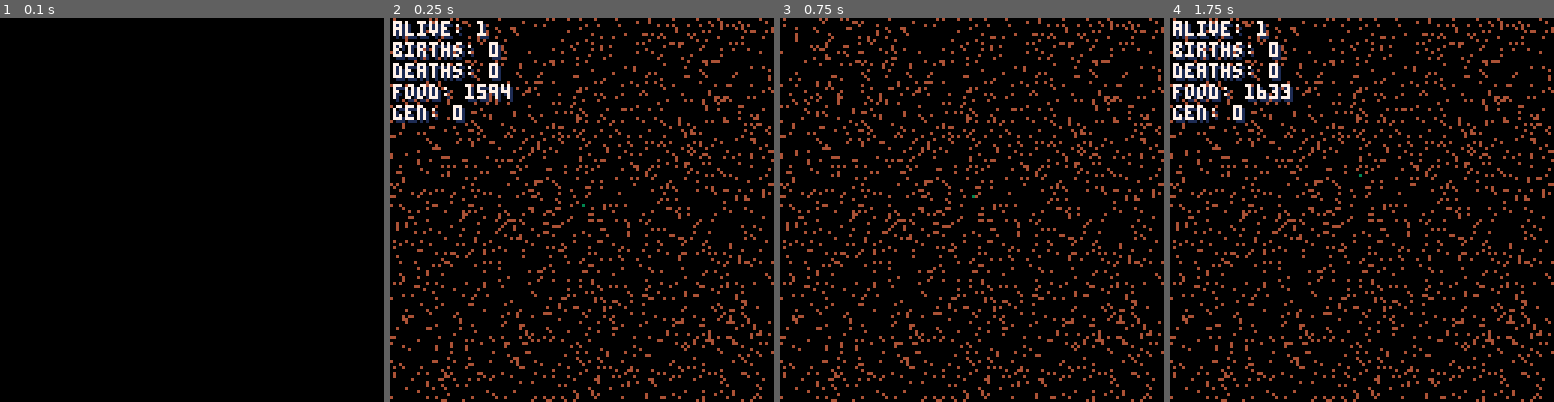
Above: before the commit, frames 1-4 (left to right).
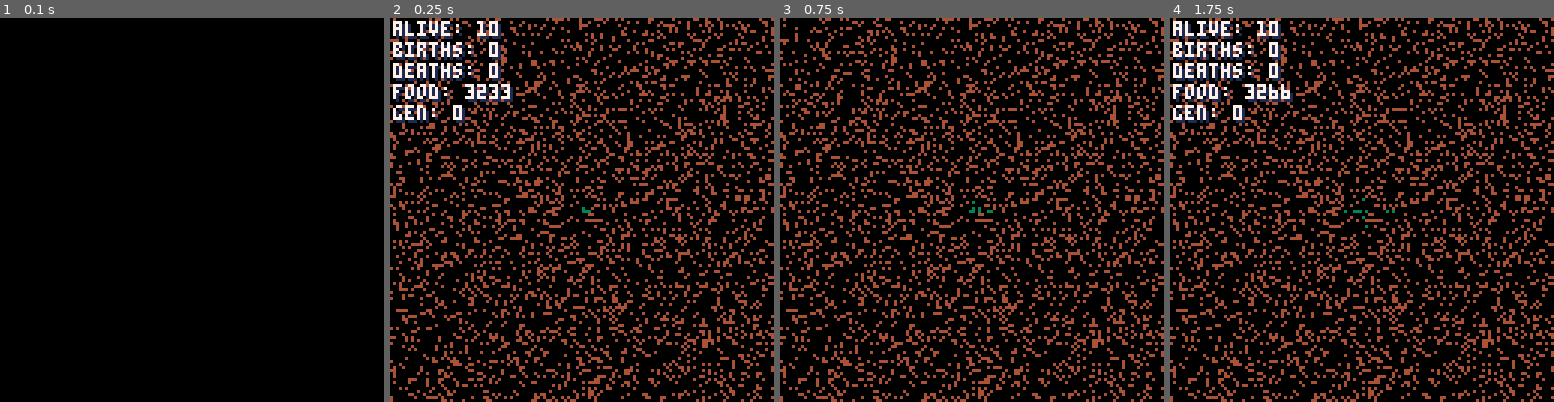
Above: after the commit, the same moments.

Repository: lewsid/petri
Game: PICO-8 cartridge petri.p8
Two runs of this game, one before a commit and one after it. Both use one fixed random seed, a clock stepped at 60 frames per second and the inputs below.
Inputs:
- Up to frame 1 (0.1 s): no input
- Up to frame 2 (0.25 s): no input
- Up to frame 3 (0.75 s): tap X (X key) at 0.33 s
- Up to frame 4 (1.75 s): tap X (X key) at 1.07 s

Frame 1 is identical in both runs. In frame 2, 10% of the frame differs, in the area x 0-100%, y 0-100%; in frame 3, 10%; in frame 4, 10%.

Commit message:
wired up attributes

Diff:
--- a/petri.p8
+++ b/petri.p8
@@ -1,10 +1,10 @@
 pico-8 cartridge // http://www.pico-8.com
 version 29
 __lua__
--- cells
+-- petri
 -- by lewsidboi/smolboigames, 2020
 
-version="a.0.7"
+version="a.0.8"
 
 --game parameters
 cells={}
@@ -13,10 +13,10 @@
 upkeep={frames=0,seconds=0}
 
 config={
-	food_sparsity=10,	--higher=less
+	food_sparsity=5,	--higher=less
 	food_rate=1,		--higher=slower
-	spawn_count=1,		--initial number of cells
-	border=0,			--trap them in if you want
+	spawn_count=10,		--initial number of cells
+	border=1,			--trap them in if you want
 	mutation_rate=2, 	--higher=more mutations per birth
 	start_move_count=20,--base number of moves per cell
 	max_moves=60,		--max number of moves stored in DNA
@@ -40,14 +40,14 @@
 end
 
 function _update()
- --clock upkeep
+	--clock upkeep
 	upkeep.seconds=upkeep.frames/30
 	upkeep.frames+=1
 
 	--respawn food
 	if(flr(rnd(config.food_rate))==0
-	 and #cells>0) then
-	 init_pellet()
+		and #cells>0) then
+		init_pellet()
 	end
 
 	--update cells
@@ -60,7 +60,7 @@
 end
 
 function _draw()
-	cls()
+	cls(0)
 	foreach(cells,draw_cell)
 	draw_food()
 	if(config.show_ui) draw_ui()
@@ -98,7 +98,7 @@
 		health=10,x=64,y=64,
 		col=3,dir_x=0,dir_y=0,
 		last_check=0,
-		last_move=1,
+		last_dir=1,
 		state="alive",
 		dna={}
 	}
@@ -107,7 +107,7 @@
 		--spawn on parent
 		cell.x=parent.x
 		cell.y=parent.y
-		cell.last_move=1
+		cell.last_dir=1
 
 		--inherit dna
 		cell["dna"]=copy(parent["dna"])
@@ -123,27 +123,31 @@
 				cell["dna"]["pattern"][slot]=flr(rnd(4))+1
 			end
 		end
-
-		--output move list
-		local output="["
-		for i=1,#cell["dna"]["pattern"] do
-			output=output..cell["dna"]["pattern"][i];
-			if(i!=#cell["dna"]["pattern"]) then
-				output=output.."|"
-			end
-		end
-		output=output.."]"
-		printh(output)
 	else
 		--set random attributes
-		cell["dna"]["agility"]=flr(rnd(4))+1
-		cell["dna"]["heartiness"]=flr(rnd(4))+1
+		cell["dna"]["agility"]=flr(rnd(10))+1
+		cell["dna"]["speed"]=flr(rnd(10))+1
+		cell["dna"]["heartiness"]=flr(rnd(10))+1
 		cell["dna"]["pattern"]={}
 
 		for i=1,config.start_move_count do
 			cell["dna"]["pattern"][i]=flr(rnd(4))+1
 		end
 	end
+
+	--output DNA
+	local output="["
+	output=output.."(agility: "..cell["dna"]["agility"]..")"
+	output=output.."(heartiness: "..cell["dna"]["heartiness"]..")"
+	output=output.."(speed: "..cell["dna"]["speed"]..")(moves: "
+	for i=1,#cell["dna"]["pattern"] do
+		output=output..cell["dna"]["pattern"][i];
+		if(i!=#cell["dna"]["pattern"]) then
+			output=output.."|"
+		end
+	end
+	output=output..")]"
+	printh(output)
 
 	--update generation counter
 	local dif=#cell["dna"]["pattern"]-config.start_move_count
@@ -206,42 +210,61 @@
 		stats.births+=1
 	end
 
-	local move=cell["dna"]["pattern"][cell.last_move]
-	if(move==1) then
-		--right
-		cell.dir_x=1
-		cell.dir_y=0
-	elseif(move==2) then
-		--down
-		cell.dir_x=0
-		cell.dir_y=1
-	elseif(move==3) then
-		--up
-		cell.dir_x=0
-		cell.dir_y=-1
-	elseif(move==4) then
-		--left
-		cell.dir_x=-1
-		cell.dir_y=0
-	end
-
-	--update cell move
-	cell.x+=cell.dir_x
-	cell.y+=cell.dir_y
-
-	if(cell.last_move>=#cell["dna"]["pattern"]) then
-		cell.last_move=1
-	else
-		cell.last_move+=1
-	end
-
-	--wrap boundaries
+	--higher agility leads to more directional variation
+	--lower agility leads to straighter paths
+	local agility_coefficient=10-cell["dna"]["agility"]
+	local dir=cell["dna"]["pattern"][cell.last_dir]
+	local changed_dir=false
+
+	if(flr(rnd(agility_coefficient))==0) then
+		if(dir==1) then
+			--right
+			cell.dir_x=1
+			cell.dir_y=0
+		elseif(dir==2) then
+			--down
+			cell.dir_x=0
+			cell.dir_y=1
+		elseif(dir==3) then
+			--up
+			cell.dir_x=0
+			cell.dir_y=-1
+		elseif(dir==4) then
+			--left
+			cell.dir_x=-1
+			cell.dir_y=0
+		end
+
+		changed_dir=true
+	end
+
+	--higher speed=more likely to move this cycle
+	local speed_coefficient=10-cell["dna"]["speed"]
+
+	if(flr(rnd(speed_coefficient))==0) then
+		--update cell move
+		cell.x+=cell.dir_x
+		cell.y+=cell.dir_y
+
+		if(changed_dir) then
+			--track the last move and loop
+			--back to the first if end is reached
+			if(cell.last_dir>=#cell["dna"]["pattern"]) then
+				cell.last_dir=1
+			else
+				cell.last_dir+=1
+			end
+		end
+	end
+
 	if(config.border==1) then
+		--trap them in
 		if(cell.y>127) cell.y=127
 		if(cell.y<0) cell.y=0
 		if(cell.x>127) cell.x=127
 		if(cell.x<0) cell.x=0
 	else
+		--wrap boundaries
 		if(cell.y>127) cell.y=0
 		if(cell.y<0) cell.y=127
 		if(cell.x>127) cell.x=0
@@ -253,15 +276,20 @@
 		consume_food(cell)
 	end
 
- 	--check health every second
-	if(cell.last_check<flr(upkeep.seconds)) then
-		cell.health-=1
-		if(cell.health==0) then
-			cell.state="dead"
-		end
-
-		--update the last health check
-		cell.last_check=flr(upkeep.seconds)
+ 	--higher heartiness=higher chance to not lose health on this cycle
+	local heartiness_coefficient=1*cell["dna"]["heartiness"]
+
+ 	if(flr(rnd(heartiness_coefficient))==0) then
+ 		--check health every second if the heartiness gate is passed
+		if(cell.last_check<flr(upkeep.seconds)) then
+			cell.health-=1
+			if(cell.health==0) then
+				cell.state="dead"
+			end
+
+			--update the last health check
+			cell.last_check=flr(upkeep.seconds)
+		end
 	end
 end
 
@@ -322,32 +350,6 @@
 	return res
 end
 
--->8
---scraps
-
-function random_move(cell)
-	--make a random move
-	local move=flr(rnd(4))
-	if(move==0) then
-		--right
-		cell.dir_x=1
-		cell.dir_y=0
-	elseif(move==1) then
-		--down
-		cell.dir_x=0
-		cell.dir_y=1
-	elseif(move==2) then
-		--up
-		cell.dir_x=0
-		cell.dir_y=-1
-	elseif(move==3) then
-		--left
-		cell.dir_x=-1
-		cell.dir_y=0
-	end
-
-	return cell
-end
 __gfx__
 00000000000000000000000000000000000000000000000000000000000000000000000000000000000000000000000000000000000000000000000000000000
 00000000000000000000000000000000000000000000000000000000000000000000000000000000000000000000000000000000000000000000000000000000
